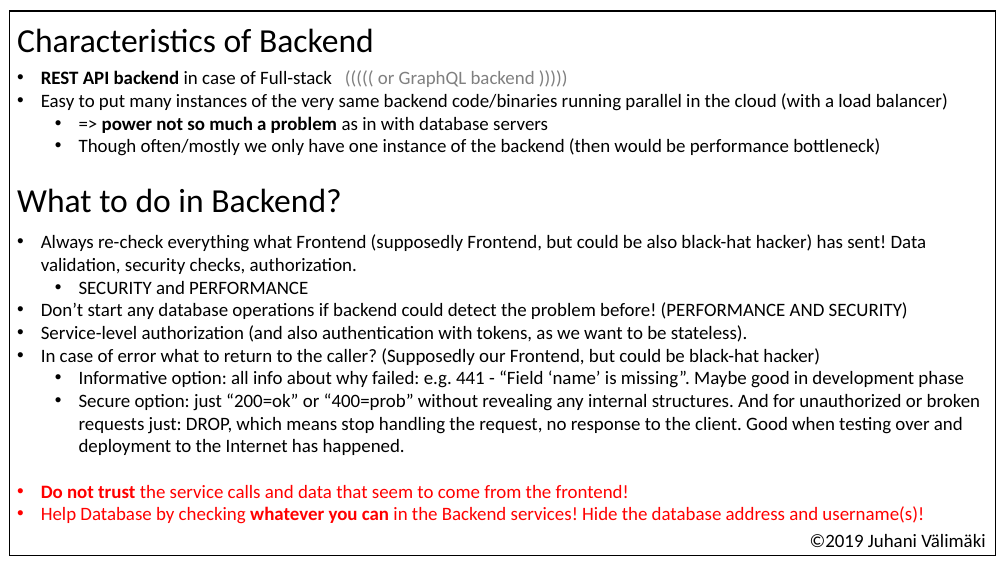
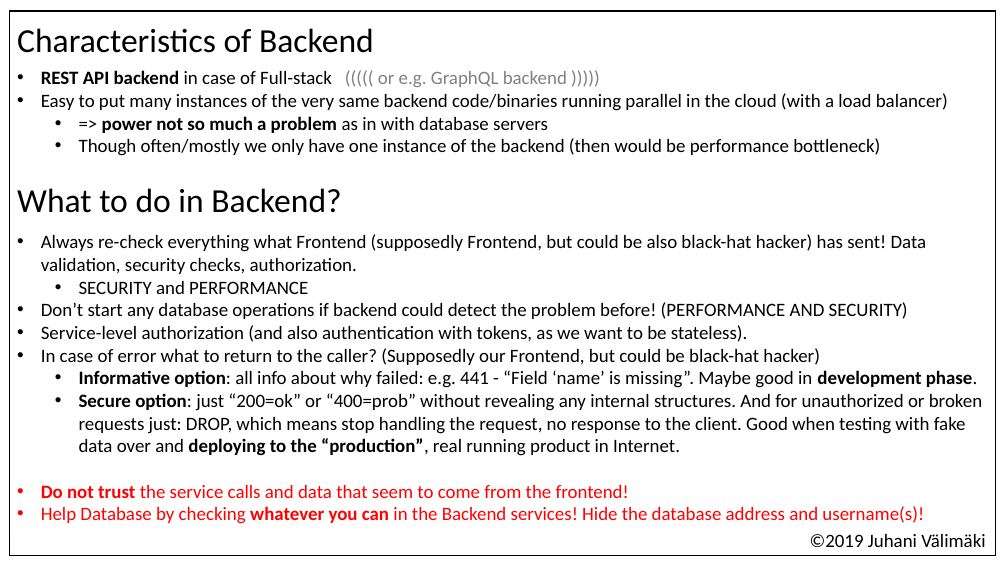
Before and after one commit to valju/docs_backend_design, a slide deck: slide 4 of WhatToDoInFrontBackAndDB_usability_performance_security/What to check where in full-stack.pptx. Drawn at 1008x567 pixels with LibreOffice and Linux fonts; fonts in the diff are those of the drawing. Boxes give left, top, right and bottom in pixels: in the first picture for what was removed or moved away, otherwise in the second. Text is boxed around its words. In the diff, an @@ line names an element or a change of style, - is before the commit and + after.

```diff
--- a/WhatToDoInFrontBackAndDB_usability_performance_security/What to check where in full-stack.pptx
+++ b/WhatToDoInFrontBackAndDB_usability_performance_security/What to check where in full-stack.pptx
@@ text in rectangle at (41, 70, 567, 87): text changed @@
-• REST API backend in case of Full-stack ((((( or GraphQL backend )))))
+• REST API backend in case of Full-stack ((((( or e.g. GraphQL backend )))))
@@ text in rectangle at (79, 370, 982, 456): text changed @@
-  • Informative option: all info about why failed: e.g. 441 - “Field ‘name’ is missing”. Maybe good in development phase
-  • Secure option: just “200=ok” or “400=prob” without revealing any internal structures. And for unauthorized or broken requests just: DROP, which means stop handling the request, no response to the client. Good when testing over and deployment to the Internet has happened.
+  • Informative option: all info about why failed: e.g. 441 - “Field ‘name’ is missing”. Maybe good in development phase.
+  • Secure option: just “200=ok” or “400=prob” without revealing any internal structures. And for unauthorized or broken requests just: DROP, which means stop handling the request, no response to the client. Good when testing with fake data over and deploying to the “production”, real running product in Internet.
```
Also in this commit, not shown: 3 other slides changed, 3 other files.
